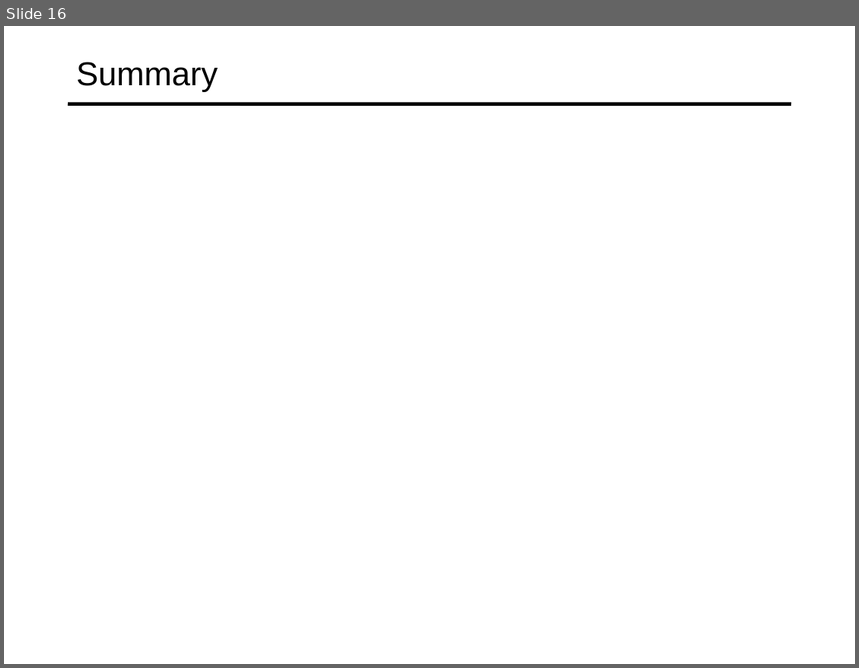
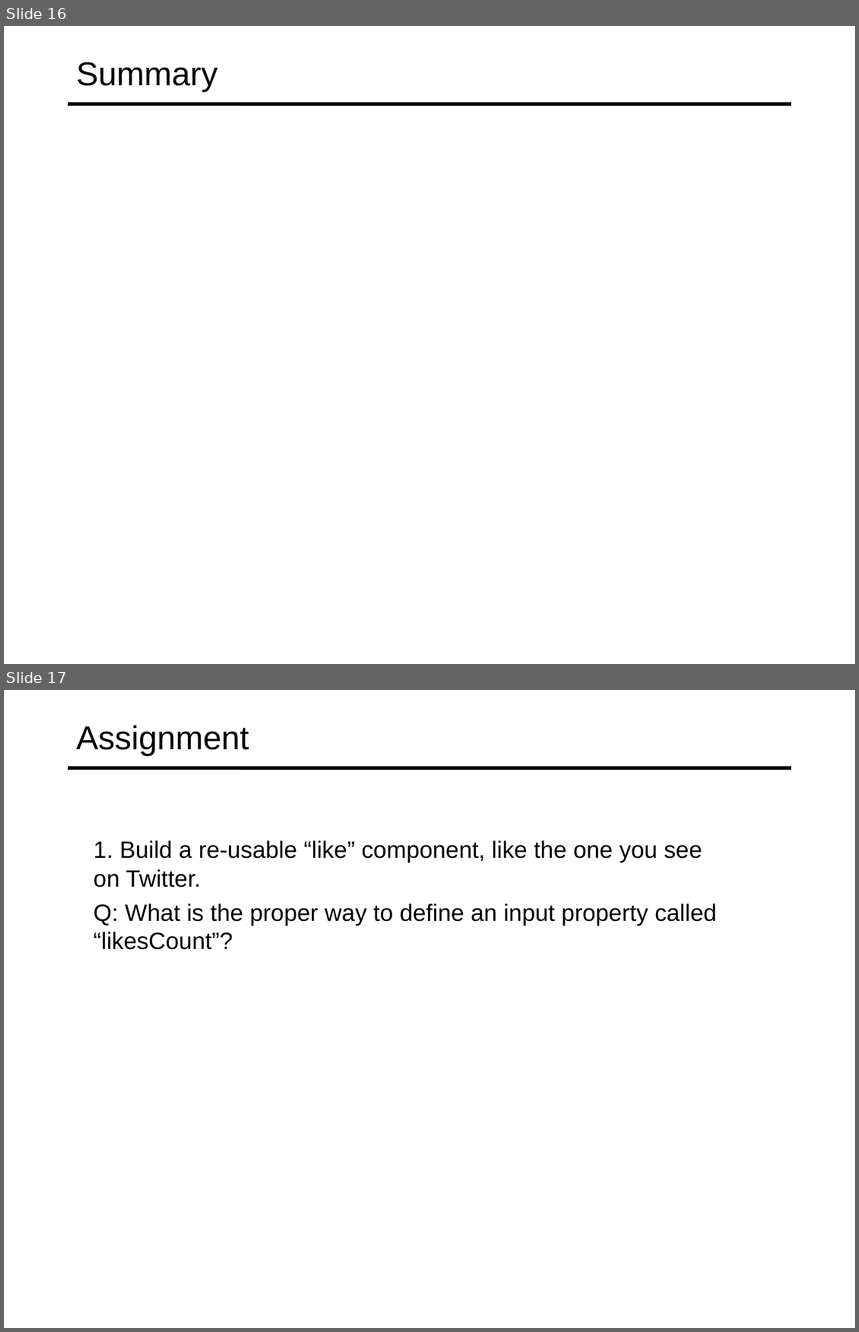
Before and after one commit to specter01wj/Jago_Link_Training, a slide deck: Angular/Angular12/Angular Advanced Course/Essentials/3.Building Re-usable Components/L3_Building Re-usable Components.ppt. Shown one above the other, each under a label of ours: slide 16 before the commit, slides 16 and 17 after it. The pictures are 859x668 and 859x1332 pixels, drawn with LibreOffice and Linux fonts; fonts in the diff are those of the drawing. Boxes give left, top, right and bottom in pixels: in the first picture for what was removed or moved away, otherwise in the second. Text is boxed around its words. In the diff, an @@ line names an element or a change of style, - is before the commit and + after.

```diff
--- a/Angular/Angular12/Angular Advanced Course/Essentials/3.Building Re-usable Components/L3_Building Re-usable Components.ppt
+++ b/Angular/Angular12/Angular Advanced Course/Essentials/3.Building Re-usable Components/L3_Building Re-usable Components.ppt
@@ slide 17 added at (x1=4, y1=690, x2=855, y2=1328), background #FFFFFF; not listed: 1 template element that a slide beside it also shows @@
@@ title added at (x1=76, y1=725, x2=249, y2=756), 28 pt, text #000000 @@
+Assignment
@@ text added at (x1=94, y1=840, x2=717, y2=950), 20 pt, text #000000 @@
+  1. Build a re-usable “like” component, like the one you see on Twitter.
+  Q: What is the proper way to define an input property called “likesCount”?
```
Also in this commit, not shown: 1 other slide added, 6 other files.
